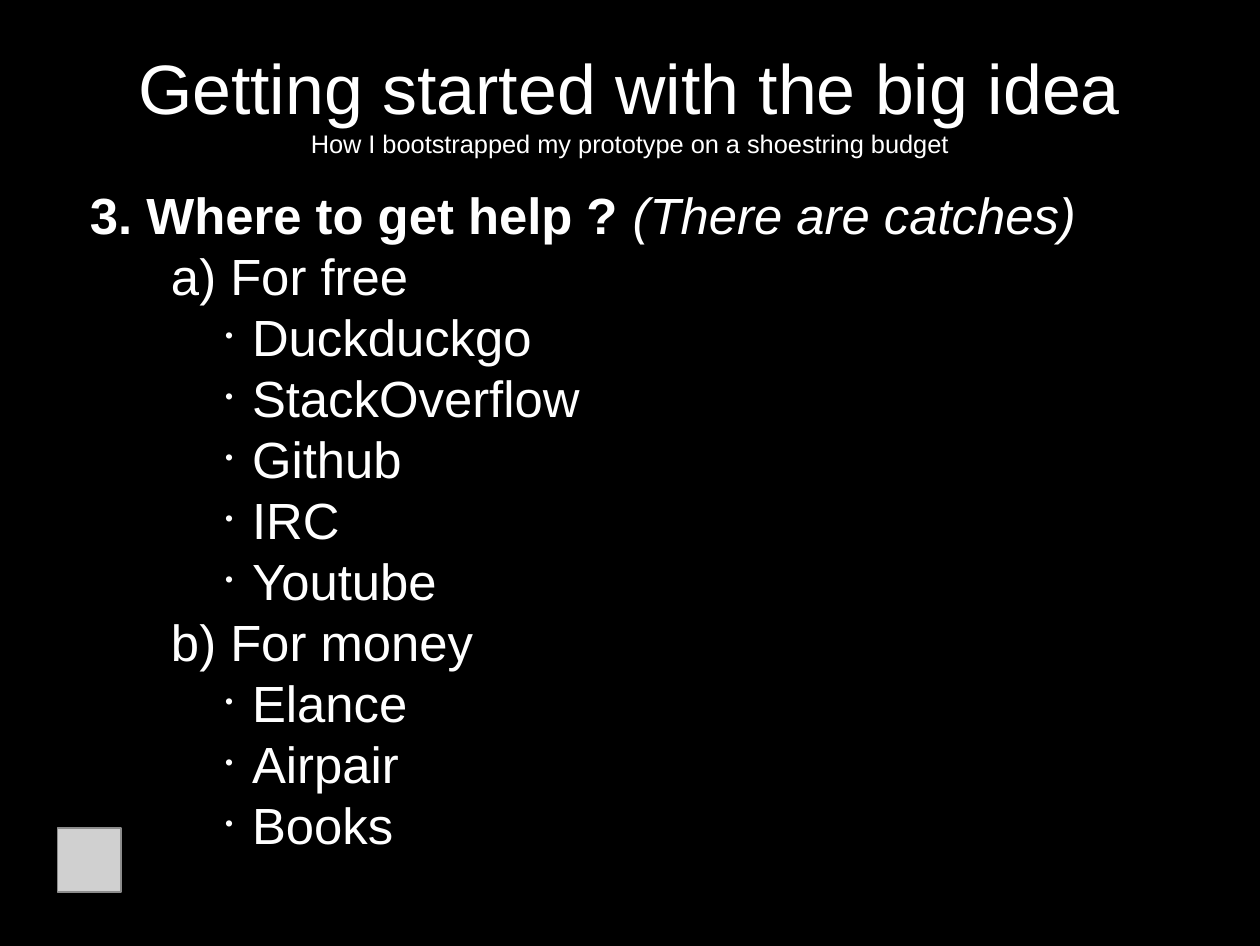
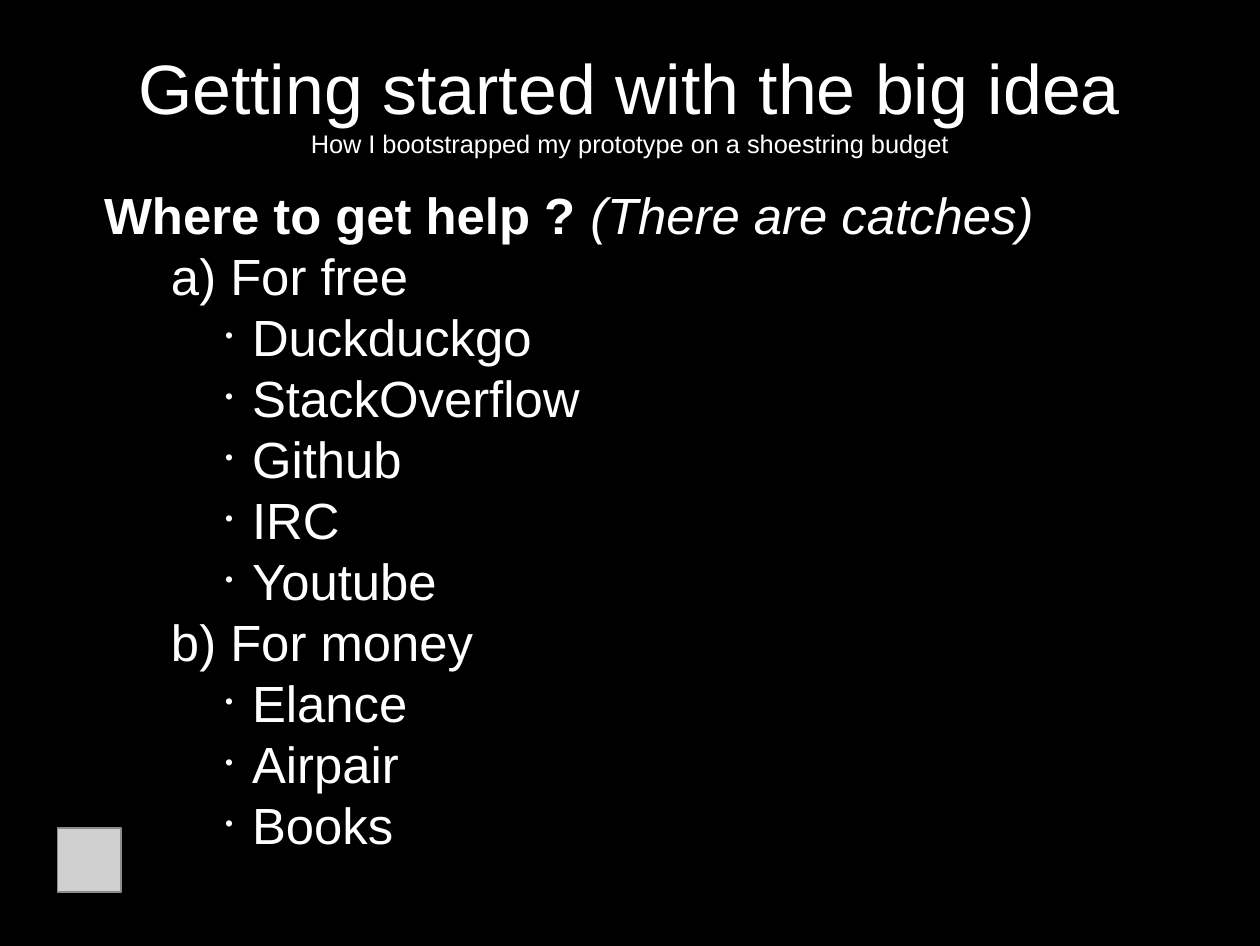
Before and after one commit to jcda/django-mvp-install-script, a slide deck: slide 15 of MVP-presentation-BD-Meetup.odp (slide 16 before the commit). Drawn at 1260x946 pixels with LibreOffice and Linux fonts; fonts in the diff are those of the drawing; grey boxes stand for pictures. Boxes give left, top, right and bottom in pixels: in the first picture for what was removed or moved away, otherwise in the second. Text is boxed around its words. In the diff, an @@ line names an element or a change of style, - is before the commit and + after.

```diff
--- a/MVP-presentation-BD-Meetup.odp
+++ b/MVP-presentation-BD-Meetup.odp
@@ subtitle at <box>104,197,1033,244</box>: text changed; bold off; italic on @@
-3. Where to get help ? (There are catches)
+Where to get help ? (There are catches)
```
Also in this commit, not shown: 7 other slides changed, 7 slides removed, 3 other files.
